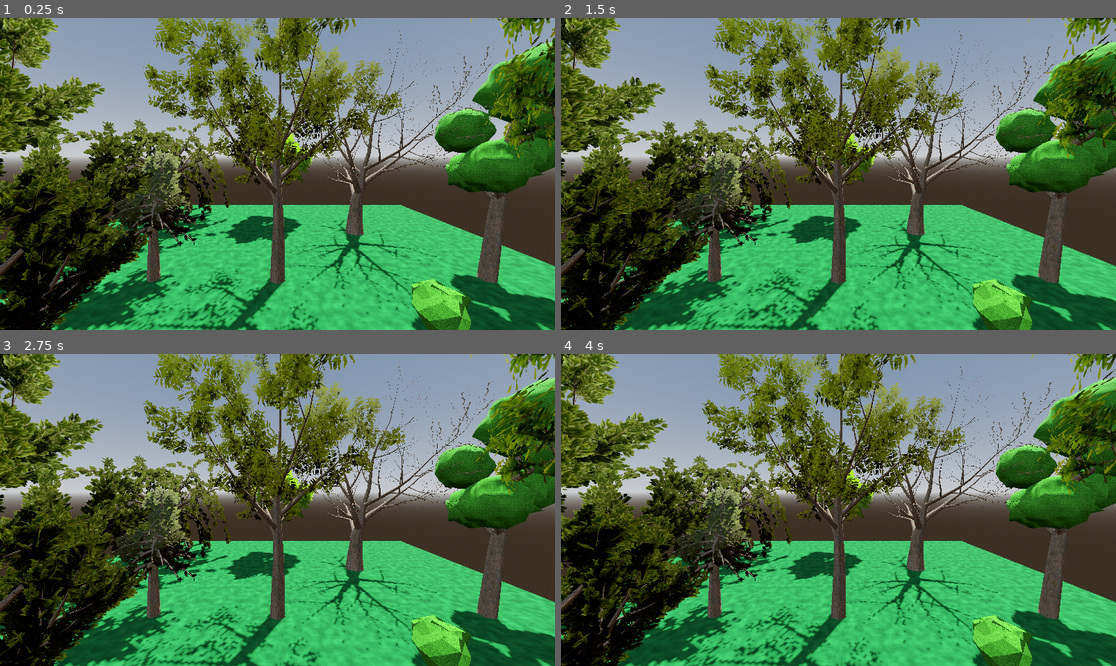
Above: before the commit, frames 1-4 (two rows, left to right).
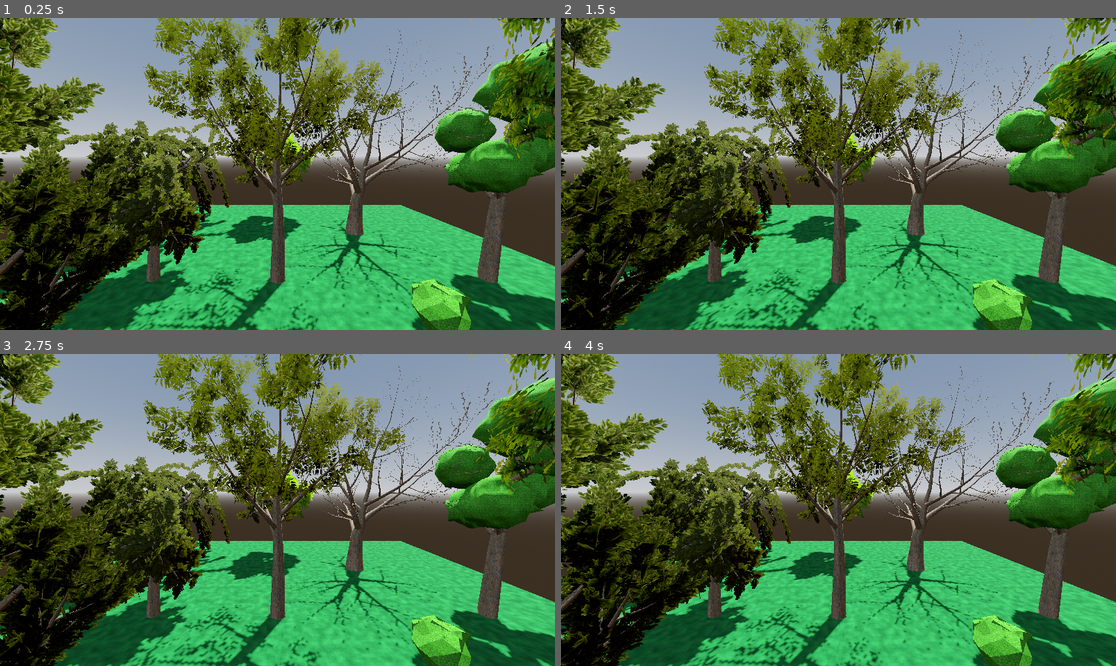
Above: after the commit, the same moments.

Repository: FrogCosmonaut/cosmo_tree_gen
Game: Godot game, scene res://demo/demo.tscn
Same seed, same stepped clock (60 frames per second), same inputs: the game is played once before the commit and once after it.
Inputs:
- Up to frame 1 (0.25 s): no input
- Up to frame 2 (1.5 s): no input
- Up to frame 3 (2.75 s): no input
- Up to frame 4 (4 s): no input

The runs differ from the first frame. In frame 1, 5.4% of the frame differs, in the area x 4-47%, y 32-100%; in frame 2, 5.3%; in frame 3, 5.3%; in frame 4, 5.4%, in the area x 3-47%, y 32-100%.

Commit message:
fix pine and willow presets

Diff:
--- a/demo/demo.tscn
+++ b/demo/demo.tscn
@@ -6,9 +6,7 @@
 [ext_resource type="Script" uid="uid://1tt4by0vsl04" path="res://addons/cosmo_tree_gen/resources/foliage_params.gd" id="4_fxgjp"]
 [ext_resource type="Material" uid="uid://b7l8vw0qq0s25" path="res://demo/example_materials/bark.tres" id="5_cpj4b"]
 [ext_resource type="Material" uid="uid://1aem886fag5n" path="res://demo/example_materials/foliage.tres" id="7_1ld14"]
-[ext_resource type="Texture2D" uid="uid://nf32p1bdtv1w" path="res://demo/example_textures/bark.png" id="7_08yoa"]
 [ext_resource type="Material" uid="uid://deodinjmuohgl" path="res://demo/example_materials/leaves_01.tres" id="7_ykvhj"]
-[ext_resource type="Texture2D" uid="uid://bfi4necapptje" path="res://demo/example_textures/branchlet_07.png" id="9_s6gsv"]
 [ext_resource type="Material" uid="uid://dm5as0s5uoju2" path="res://demo/example_materials/leaves_03.tres" id="10_fxgjp"]
 [ext_resource type="Material" uid="uid://cluv26uchlkcx" path="res://demo/example_materials/leaves_04.tres" id="11_1rqa4"]
 [ext_resource type="Material" uid="uid://bhtq0iyc1n5ch" path="res://demo/example_materials/leaves_06.tres" id="12_xm42s"]
@@ -185,27 +183,12 @@
 up_force = -0.587
 metadata/_custom_type_script = "uid://ceh6ii6tlpph4"
 
-[sub_resource type="Curve" id="Curve_svvho"]
-_data = [Vector2(0, 1), 0.0, 0.0, 0, 0, Vector2(1, 0.73242235), 0.0, 0.0, 0, 0]
-point_count = 2
-
 [sub_resource type="Resource" id="Resource_x31ta"]
 script = ExtResource("4_fxgjp")
 type = 2
-leaf_size = 0.31
-leaf_size_curve = SubResource("Curve_svvho")
+leaf_size = 0.49
+leaf_length_influence = 0.762
 leaf_start = 0.0
-
-[sub_resource type="StandardMaterial3D" id="StandardMaterial3D_d1m6b"]
-albedo_texture = ExtResource("7_08yoa")
-texture_filter = 0
-
-[sub_resource type="StandardMaterial3D" id="StandardMaterial3D_k1rqu"]
-transparency = 2
-alpha_scissor_threshold = 0.4
-alpha_antialiasing_mode = 0
-albedo_texture = ExtResource("9_s6gsv")
-texture_filter = 2
 
 [sub_resource type="Resource" id="Resource_d1m6b"]
 script = ExtResource("2_u2se3")
@@ -410,7 +393,6 @@
 angle = 60.0
 length = 0.95
 radius = 0.7
-segments = 4
 up_force = 0.15
 metadata/_custom_type_script = "uid://ceh6ii6tlpph4"
 
@@ -423,7 +405,7 @@
 angle = 70.0
 length = 1.0
 radius = 0.4
-segments = 8
+segments = 6
 gnarl = 0.1
 up_force = -2.0
 metadata/_custom_type_script = "uid://ceh6ii6tlpph4"
@@ -431,6 +413,7 @@
 [sub_resource type="Resource" id="Resource_h5sl1"]
 script = ExtResource("4_fxgjp")
 type = 2
+leaf_count = 20
 leaf_tip = true
 leaf_size = 0.35
 leaf_size_variance = 0.2
@@ -556,8 +539,8 @@
 trunk_params = SubResource("Resource_ykvhj")
 branch_levels = Array[ExtResource("3_cpj4b")]([SubResource("Resource_svvho")])
 foliage_params = SubResource("Resource_x31ta")
-trunk_material = SubResource("StandardMaterial3D_d1m6b")
-foliage_material = SubResource("StandardMaterial3D_k1rqu")
+trunk_material = ExtResource("5_cpj4b")
+foliage_material = ExtResource("14_nk31j")
 metadata/_custom_type_script = "uid://thf11ljosiks"
 
 [node name="Bush" type="Node3D" parent="CardLeaves" unique_id=339446749]
--- a/demo/example_presets/pine.tres
+++ b/demo/example_presets/pine.tres
@@ -1,10 +1,10 @@
 [gd_resource type="Resource" script_class="CosmoTreePreset" format=3 uid="uid://briv2agm575jt"]
 
 [ext_resource type="Script" uid="uid://ceh6ii6tlpph4" path="res://addons/cosmo_tree_gen/resources/branch_level.gd" id="1_t0c5d"]
-[ext_resource type="Texture2D" uid="uid://bfi4necapptje" path="res://demo/example_textures/branchlet_07.png" id="2_f7vtl"]
+[ext_resource type="Material" uid="uid://ud2fyw42vi52" path="res://demo/example_materials/leaves_07.tres" id="2_t0c5d"]
 [ext_resource type="Script" uid="uid://1tt4by0vsl04" path="res://addons/cosmo_tree_gen/resources/foliage_params.gd" id="3_8yrym"]
 [ext_resource type="Script" uid="uid://dlp11kr4f76j3" path="res://addons/cosmo_tree_gen/resources/preset.gd" id="4_sxca7"]
-[ext_resource type="Texture2D" uid="uid://nf32p1bdtv1w" path="res://demo/example_textures/bark.png" id="5_boqp3"]
+[ext_resource type="Material" uid="uid://b7l8vw0qq0s25" path="res://demo/example_materials/bark.tres" id="5_t0c5d"]
 [ext_resource type="Script" uid="uid://c0ggn4wsaa746" path="res://addons/cosmo_tree_gen/resources/trunk_params.gd" id="6_438rb"]
 
 [sub_resource type="Curve" id="Curve_d1m6b"]
@@ -23,27 +23,12 @@
 up_force = -0.587
 metadata/_custom_type_script = "uid://ceh6ii6tlpph4"
 
-[sub_resource type="StandardMaterial3D" id="StandardMaterial3D_k1rqu"]
-transparency = 2
-alpha_scissor_threshold = 0.4
-alpha_antialiasing_mode = 0
-albedo_texture = ExtResource("2_f7vtl")
-texture_filter = 2
-
-[sub_resource type="Curve" id="Curve_svvho"]
-_data = [Vector2(0, 1), 0.0, 0.0, 0, 0, Vector2(1, 0.73242235), 0.0, 0.0, 0, 0]
-point_count = 2
-
 [sub_resource type="Resource" id="Resource_x31ta"]
 script = ExtResource("3_8yrym")
 type = 2
-leaf_size = 0.31
-leaf_size_curve = SubResource("Curve_svvho")
+leaf_size = 0.49
+leaf_length_influence = 0.762
 leaf_start = 0.0
-
-[sub_resource type="StandardMaterial3D" id="StandardMaterial3D_d1m6b"]
-albedo_texture = ExtResource("5_boqp3")
-texture_filter = 0
 
 [sub_resource type="Resource" id="Resource_ykvhj"]
 script = ExtResource("6_438rb")
@@ -58,5 +43,5 @@
 trunk_params = SubResource("Resource_ykvhj")
 branch_levels = Array[ExtResource("1_t0c5d")]([SubResource("Resource_svvho")])
 foliage_params = SubResource("Resource_x31ta")
-trunk_material = SubResource("StandardMaterial3D_d1m6b")
-foliage_material = SubResource("StandardMaterial3D_k1rqu")
+trunk_material = ExtResource("5_t0c5d")
+foliage_material = ExtResource("2_t0c5d")
--- a/demo/example_presets/willow.tres
+++ b/demo/example_presets/willow.tres
@@ -15,7 +15,6 @@
 angle = 60.0
 length = 0.95
 radius = 0.7
-segments = 4
 up_force = 0.15
 metadata/_custom_type_script = "uid://ceh6ii6tlpph4"
 
@@ -28,7 +27,7 @@
 angle = 70.0
 length = 1.0
 radius = 0.4
-segments = 8
+segments = 6
 gnarl = 0.1
 up_force = -2.0
 metadata/_custom_type_script = "uid://ceh6ii6tlpph4"
@@ -36,6 +35,7 @@
 [sub_resource type="Resource" id="Resource_h5sl1"]
 script = ExtResource("3_5hl3x")
 type = 2
+leaf_count = 20
 leaf_tip = true
 leaf_size = 0.35
 leaf_size_variance = 0.2
